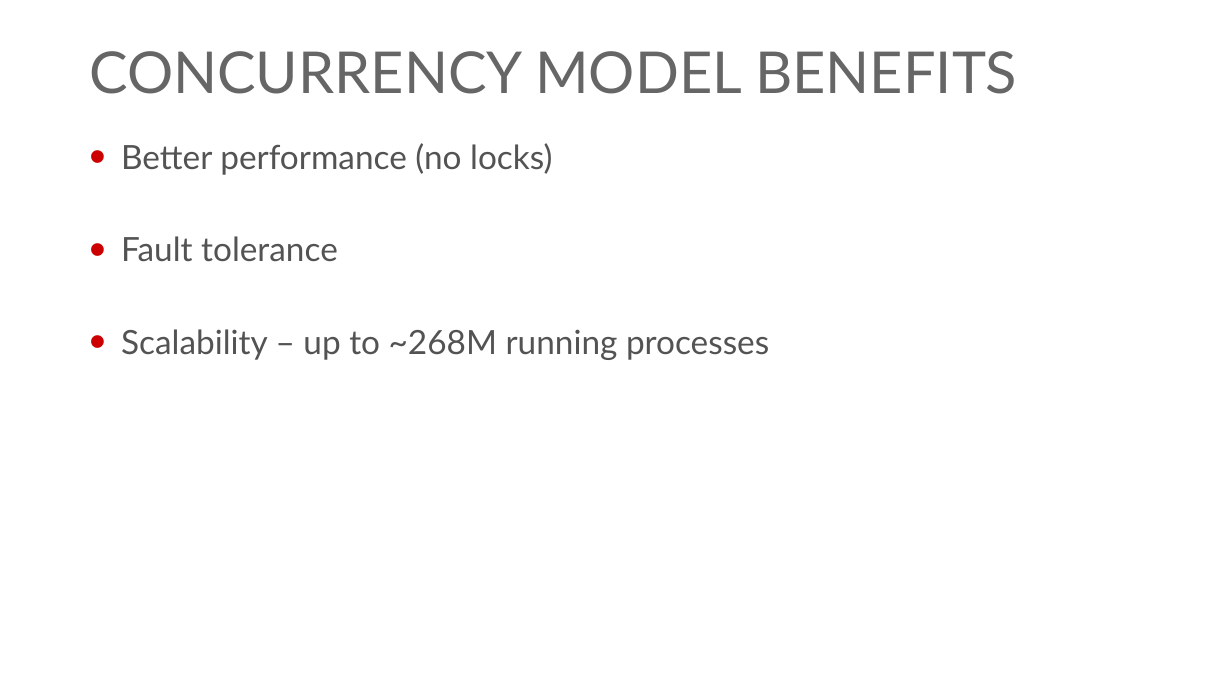
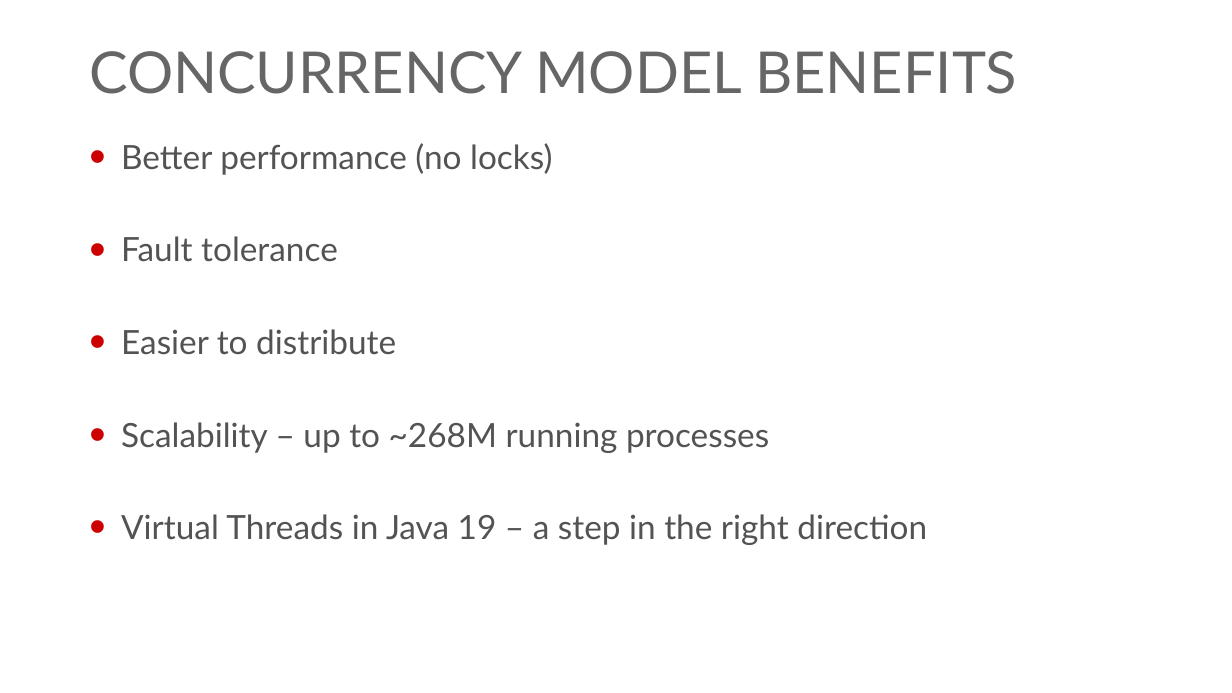
Before and after one commit to georgiyolovski/elixir-tech-talk, a slide deck: slide 18 of Elixir Tech Talk.pptx (slide 16 before the commit). Drawn at 1232x693 pixels with LibreOffice and Linux fonts; fonts in the diff are those of the drawing; background and template pictures are left out. Boxes give left, top, right and bottom in pixels: in the first picture for what was removed or moved away, otherwise in the second. Text is boxed around its words. In the diff, an @@ line names an element or a change of style, - is before the commit and + after.

```diff
--- a/Elixir Tech Talk.pptx
+++ b/Elixir Tech Talk.pptx
@@ text at (x1=121, y1=329, x2=396, y2=355): paragraph added @@
+• Easier to distribute
@@ text at (x1=121, y1=514, x2=927, y2=545): paragraph added @@
+• Virtual Threads in Java 19 – a step in the right direction
```
Also in this commit, not shown: 5 other slides changed, 2 slides added.
